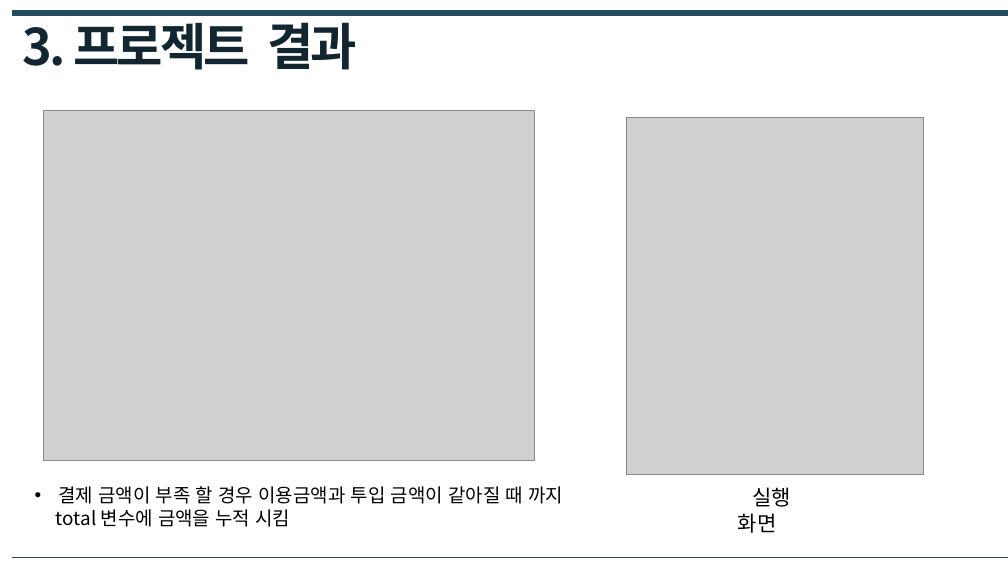
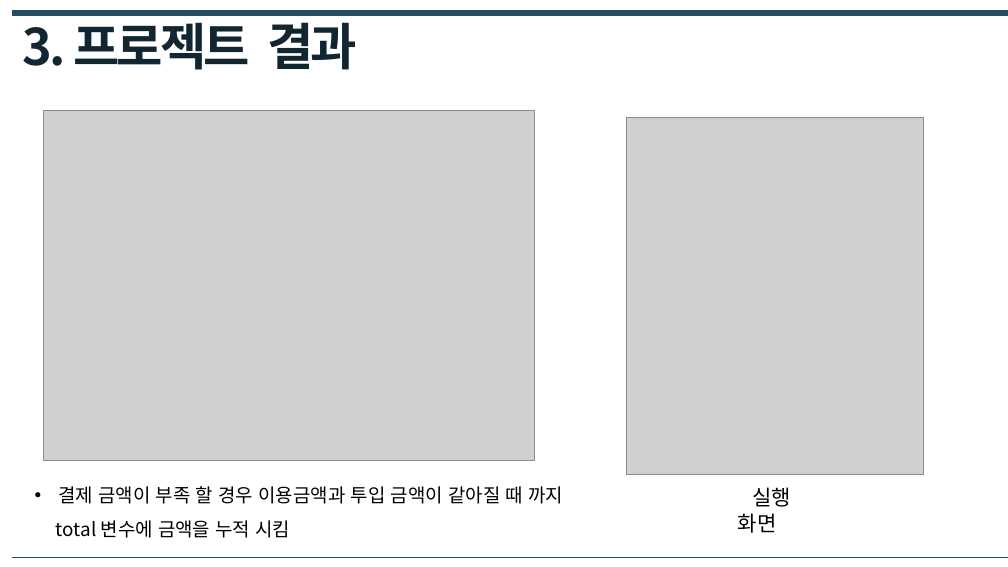
Before and after one commit to JeongYoonBaek/A11_BCS, a slide deck: slide 12 of 최종PPT/(C언어)A11_4조_BCS 최종발표.pptx. Drawn at 1008x567 pixels with LibreOffice and Linux fonts; fonts in the diff are those of the drawing; grey boxes stand for pictures. Boxes give left, top, right and bottom in pixels: in the first picture for what was removed or moved away, otherwise in the second. Text is boxed around its words. In the diff, an @@ line names an element or a change of style, - is before the commit and + after.

```diff
--- a/최종PPT/(C언어)A11_4조_BCS 최종발표.pptx
+++ b/최종PPT/(C언어)A11_4조_BCS 최종발표.pptx
@@ text at [56, 520, 291, 538]: line spacing 1 to 1.5 @@
```
Also in this commit, not shown: 13 other slides changed.
